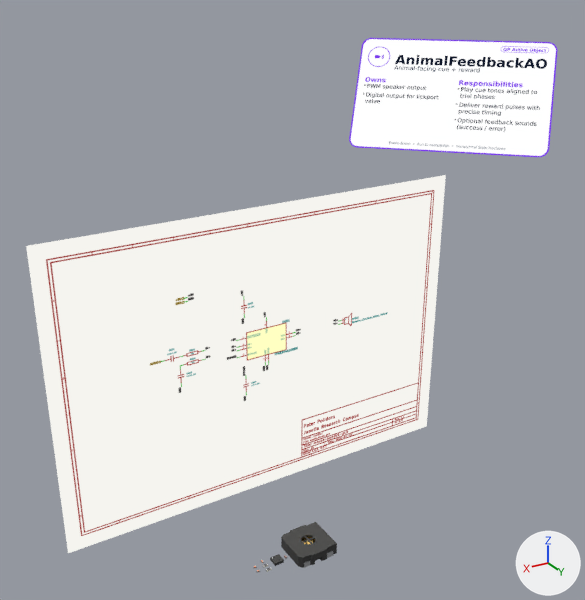
The Blender file assets/compiled/blend/animal-feedback-ao.blend: old version first, new version second.
Camera for both pictures: a 50 mm lens placed at (554.0, 618.0, 510.0), pointed at (183.0, 1.0, 201.0). Lighting does not change. The marker at lower right points along +X, +Y and +Z.

Objects in the first picture: 'INST_left_electrical', 'SCHEM_CENTER', 'SCHEM_LEFT'.
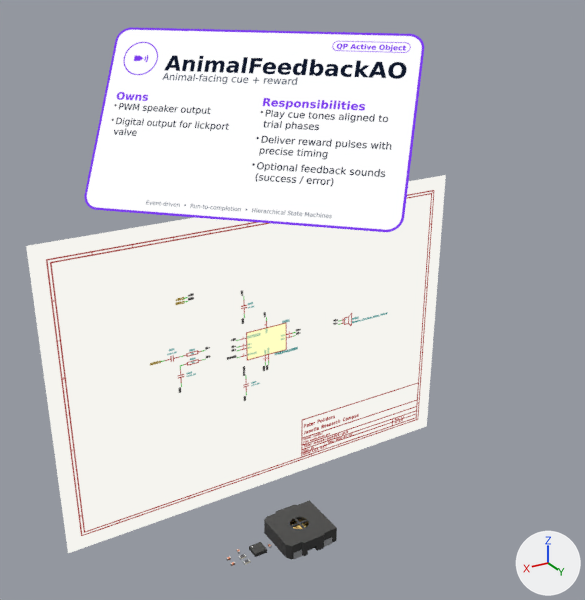
ob_piv_left_electrical is not drawn itself; it is the parent of ob_rot_left_electrical.
ob_rot_left_electrical is not drawn itself; it is the parent of ob_off_left_electrical.

Pixel boxes (x1, y1, x2, y2) of what changed, in the pictures (585 x 600 px):
'IMG_FREE_00', added
    after: (84, 27, 425, 232)
'SCHEM_CENTER', deleted
    before: (349, 38, 558, 157)
'INST_left_electrical', moved, rescaled (32% wider, 29% taller)
    before: (253, 522, 337, 573)
    after: (226, 500, 337, 566)

What changed in the scene script:
```text
Add me_img_free_00_mesh:
    me_img_free_00_mesh.from_pydata(...)  # 4 vertices, 1 face; spans x -140.0..140.0, y -88.0..88.0, z 0.0
    me_img_free_00_mesh.materials.append(mat_mat_schem_center)
Remove ob_schem_center:
    ob_schem_center = bpy.data.objects.new('SCHEM_CENTER', me_schem_center_mesh)
    ob_schem_center.parent = ob_rig_electro_mech_root
    ob_schem_center.location = (0.0, 0.0, 380.0)
    ob_schem_center.rotation_euler = (0.955, 0.0, 2.356)  # degrees (55, 0, 135)
    ob_schem_center.visible_shadow = False
Change ob_piv_left_electrical:
    ob_piv_left_electrical.location: (225.0, 50.0, 0.0) -> (220.0, 10.0, 0.0)
Change ob_rot_left_electrical:
    ob_rot_left_electrical.scale: (3.0, 3.0, 3.0) -> (4.0, 4.0, 4.0)
Add ob_img_free_00:
    ob_img_free_00 = bpy.data.objects.new('IMG_FREE_00', me_img_free_00_mesh)
    ob_img_free_00.parent = ob_rig_electro_mech_root
    ob_img_free_00.location = (225.0, 0.0, 375.0)
    ob_img_free_00.rotation_euler = (0.955, 0.0, 2.356)  # degrees (55, 0, 135)
    ob_img_free_00.visible_shadow = False
```
